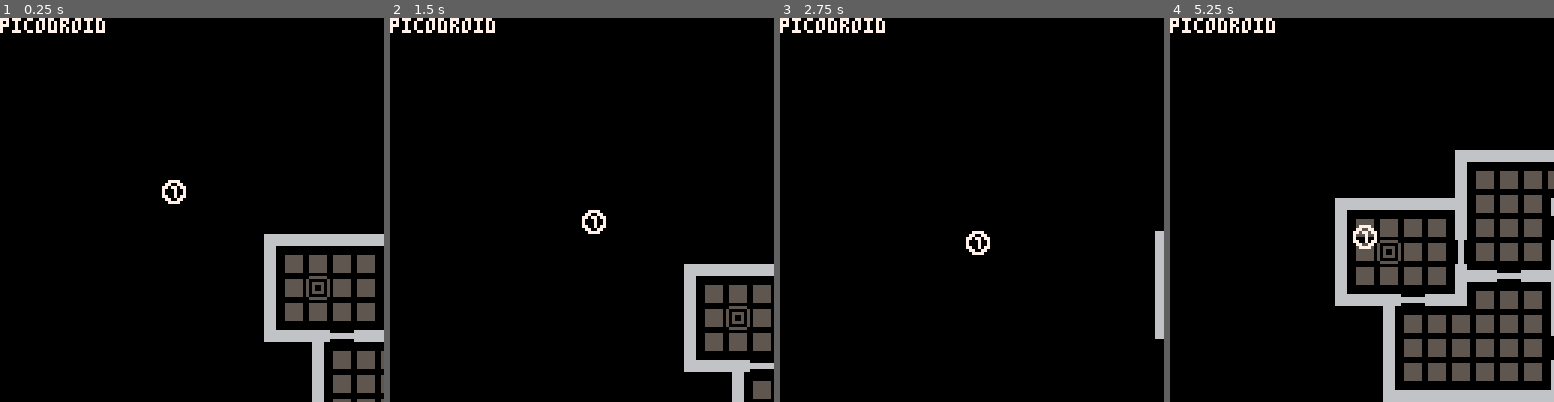
Above: before the commit, frames 1-4 (left to right).
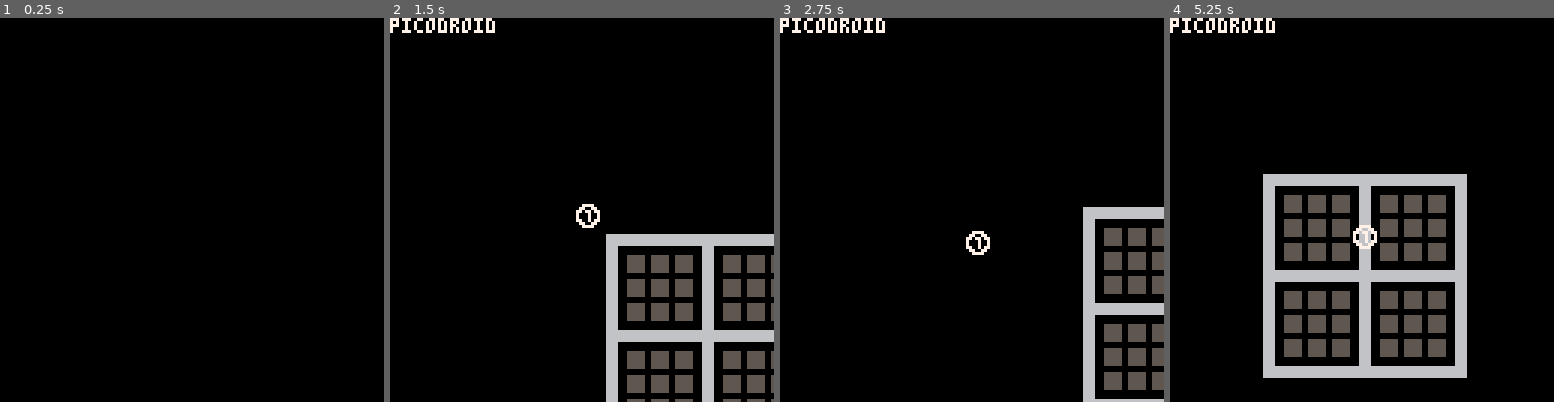
Above: after the commit, the same moments.

Repository: mslinklater/pico8
Game: PICO-8 cartridge carts/picodroid.p8
The game is run twice, just before and just after one commit, with the same random seed, the same clock (stepped at 60 frames per second) and the same inputs.
Inputs:
- Up to frame 1 (0.25 s): no input
- Up to frame 2 (1.5 s): tap O (Z key) at 0.33, 0.7, 1.43 s; tap X (X key) at 1.07 s
- Up to frame 3 (2.75 s): hold Left 1.97-2.37 s; tap X (X key) at 2.07, 2.4, 2.73 s; tap O (Z key) at 2.22 s; hold Down from 2.42 s (still down)
- Up to frame 4 (5.25 s): release Down at 2.82 s; hold Right 2.87-3.53 s; tap X (X key) every 0.33 s from 3.07 to 5.07 s; tap O (Z key) at 3.1, 3.98, 4.87 s; hold Up 3.58-4.08 s; hold Right 4.13-4.53 s; hold Down 4.58-5.08 s; hold Left from 5.13 s (still down)

The runs differ from the first frame. In frame 1, 7.4% of the frame differs, in the area x 0-100%, y 0-100%; in frame 2, 13%; in frame 3, 6.5%; in frame 4, 24%, in the area x 24-100%, y 34-100%.

Commit message:
progress on auto-wall system

Diff:
--- a/carts/picodroid.p8
+++ b/carts/picodroid.p8
@@ -4,20 +4,37 @@
 // picodroid
 
 // --------------- sprite flags
-flg_collidable=1
-flg_floor=2
+flag_collidable = 0
+flag_floor = 1
 
 // ------------- sprite numbers
-spr_floor=17
-spr_player=21
+sprite_clear = 0
+sprite_wall_horizontal = 5
+sprite_wall_vertical = 6
+sprite_wall_tr = 7
+sprite_wall_rb = 8
+sprite_wall_lb = 9
+sprite_wall_tl = 10
+sprite_wall_lrb = 11
+sprite_wall_tlb = 12
+sprite_wall_tlr = 13
+sprite_wall_trb = 14
+sprite_floor = 17
+sprite_wall_cross = 18
+sprite_player_start = 19
+sprite_player = 21
+sprite_dbg_1=64
+sprite_dbg_2=65
+sprite_dbg_3=66
+sprite_dbg_4=67
 
 // ---------------------- input
-btn_left=0
-btn_right=1
-btn_up=2
-btn_down=3
-btn_o=4
-btn_x=5
+button_left = 0
+button_right = 1
+button_up = 2
+button_down = 3
+button_o = 4
+button_x = 5
 
 camera_x=0
 camera_y=0
@@ -32,41 +49,138 @@
 player_max_speed=2
 player_damp=0.75
 
-function build_map()
+cell_unknown=0
+cell_clear=1
+cell_floor=2
+
+-- wall building data
+wall_building_data = {
+{{2,3,6,7,64,66,96,99,102,192,195,198,224,231},sprite_wall_horizontal},
+{{8,9,16,20,24,29,40,41,61,144,148,184,188,189},sprite_wall_vertical},
+{{4},sprite_wall_tr},
+{{128},sprite_wall_rb},
+{{32},sprite_wall_lb},
+{{1},sprite_wall_tl},
+{{39,131,160,163},sprite_wall_lrb},
+{{33,52,176},sprite_wall_tlb},
+{{5,193,197,228},sprite_wall_tlr},
+{{13,44,132},sprite_wall_trb},
+{{36,37,129,133,161,164,165},sprite_wall_cross},
+}
+
+-- map data
+map1 = {
+	{sprite_floor,2,2,4,4},
+	{sprite_floor,6,2,8,4},
+	{sprite_floor,2,6,4,8},
+	{sprite_floor,6,6,8,8},
+	{sprite_floor,10,16,12,18},
+	{sprite_floor,12,13,13,14},
+	{sprite_floor,14,16,15,17},
+	{sprite_floor,15,11,16,12},
+	{sprite_floor,17,14,18,15},
+	{sprite_floor,18,10,20,12},
+	{sprite_floor,20,17,23,20}
+}
+map2 = {}
+map3 = {}
+
+maps = {map1, map2, map3}
+
+function map_set_area(x1,y1,x2,y2,val)
+	for column=x1,x2 do
+		for row=y1,y2 do
+			mset(column,row,val)
+		end
+	end
+end
+
+function map_is_clear(x,y)
+	return fget(mget(x,y))==0
+end
+
+function map_is_floor(x,y)
+	return fget(mget(x,y),flag_floor)
+end
+
+function map_get_cell_state(x,y)
+	ret=cell_unknown
+	if map_is_clear(x,y) then
+		ret=cell_clear
+	elseif map_is_floor(x,y) then
+		ret=cell_floor
+	end
+	return ret
+end
+
+function map_autogen_walls()
+	for column=1,127 do
+		for row=1,63 do
+			if mget(column,row)==sprite_clear then
+				u=map_get_cell_state(column,row-1)
+				d=map_get_cell_state(column,row+1)
+				l=map_get_cell_state(column-1,row)
+				r=map_get_cell_state(column+1,row)
+				ul=map_get_cell_state(column-1,row-1)
+				ur=map_get_cell_state(column+1,row-1)
+				dl=map_get_cell_state(column-1,row+1)
+				dr=map_get_cell_state(column+1,row+1)
+
+				val=0
+				if (ul==cell_floor) val+=1
+				if (u==cell_floor) val+=2
+				if (ur==cell_floor) val+=4
+				if (l==cell_floor) val+=8
+				if (r==cell_floor) val+=16
+				if (dl==cell_floor) val+=32
+				if (d==cell_floor) val+=64
+				if (dr==cell_floor) val+=128
+
+				for def in all(wall_building_data) do
+					for value in all(def[1]) do
+						if (val==value) mset(column,row,def[2])
+					end
+				end
+				-- croVss
+			end
+		end
+	end
+end
+
+function build_map(map_num)
+	-- clear the map
+	map_set_area(0,0,127,63,sprite_clear)
+
+	map_data = maps[map_num]
+	for cell in all(map_data) do
+		cell_type=cell[1]
+		if cell_type==sprite_floor then
+			map_set_area(cell[2],cell[3],cell[4],cell[5],sprite_floor)
+		end
+	end
+	map_autogen_walls()
 end
 
 function _init()
 	cls()
-	build_map()
+	build_map(1)
 end
 
 function update_input()
-	-- player input
-	if btn(btn_left) then
+	if btn(button_left) then
 	 player_vx-=1
 	end
-	if btn(btn_right) then
+	if btn(button_right) then
 		player_vx+=1
 	end
-	if btn(btn_up) then
+	if btn(button_up) then
 	 player_vy-=1
 	end
-	if btn(btn_down) then
+	if btn(button_down) then
 		player_vy+=1
 	end
-	-- clamp vel
-	if player_vx>player_max_speed then
-		player_vx=player_max_speed
-	end
-	if player_vx<-player_max_speed then
-		player_vx=-player_max_speed
-	end
-	if player_vy>player_max_speed then
-		player_vy=player_max_speed
-	end
-	if player_vy<-player_max_speed then
-		player_vy=-player_max_speed
-	end
+	player_vx=max(min(player_vx,player_max_speed),-player_max_speed)
+	player_vy=max(min(player_vy,player_max_speed),-player_max_speed)
 	player_x+=player_vx
 	player_y+=player_vy
 	player_vx=player_vx*player_damp
@@ -90,12 +204,15 @@
 	print("picodroid",camera_x,camera_y,7)
 end
 
+function draw_player()
+	spr(sprite_player,player_x,player_y)
+end
+
 function _draw()
 	cls()
 	-- draw map
 	map(0,0,0,0,128,64)
-	-- draw plyer
-	spr(spr_player,player_x,player_y)
+	draw_player()
 	draw_debug()
 end
 
@@ -245,8 +362,31 @@
 
 
 
+…(23 lines of a section not shown)…
 __gff__
-0001010000000000000000000000000000000000000000000000000000000000000000000000000000000000000000000000000000000000000000000000000000000000000000000000000000000000000000000000000000000000000000000000000000000000000000000000000000000000000000000000000000000000
+0001010000000000000000000000000000020000000000000000000000000000000000000000000000000000000000000000000000000000000000000000000000000000000000000000000000000000000000000000000000000000000000000000000000000000000000000000000000000000000000000000000000000000
 0000000000000000000000000000000000000000000000000000000000000000000000000000000000000000000000000000000000000000000000000000000000000000000000000000000000000000000000000000000000000000000000000000000000000000000000000000000000000000000000000000000000000000
 __map__
 0000000000000000000805050505050b05090000000000000000000000000000000000000000000000000000000000000000000000000000000000000000000000000000000000000000000000000000000000000000000000000000000000000000000000000000000000000000000000000000000000000000000000000000
Not shown, changed: 46 lines of the sprite sheet (__gfx__) section of carts/picodroid.p8
Not shown, added: picodroid.notes
